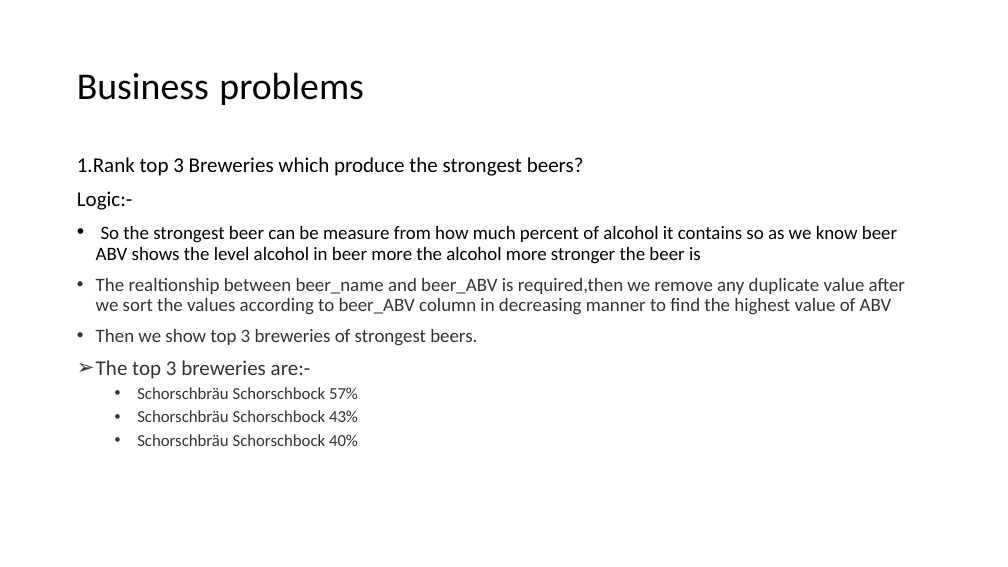
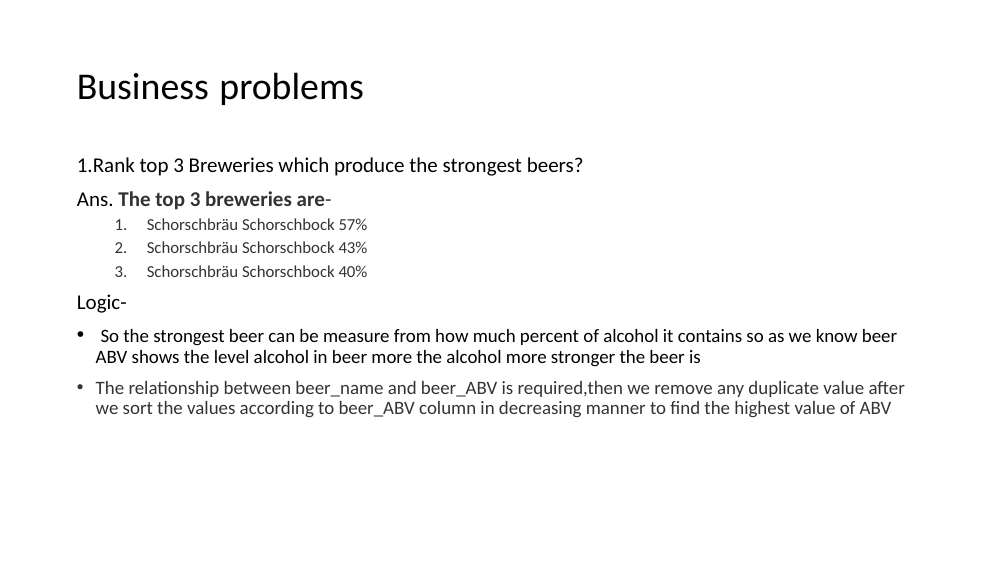
Before and after one commit to vaibhavt14/BeerReviewsAssessment, a slide deck: slide 4 of Summarization of beer reviews data analysis.pptx. Drawn at 1008x567 pixels with LibreOffice and Linux fonts; fonts in the diff are those of the drawing. Boxes give left, top, right and bottom in pixels: in the first picture for what was removed or moved away, otherwise in the second. Text is boxed around its words. In the diff, an @@ line names an element or a change of style, - is before the commit and + after.

Commit message:
Presentation of Beer review analysis

```diff
--- a/Summarization of beer reviews data analysis.pptx
+++ b/Summarization of beer reviews data analysis.pptx
@@ text at [77,191,332,210]: text changed; size 18 to 20 pt; bold on @@
-Logic:-
-• So the strongest beer can be measure from how much percent of alcohol it contains so as we know beer ABV shows the level alcohol in beer more the alcohol more stronger the beer is
-• The realtionship between beer_name and beer_ABV is required,then we remove any duplicate value after we sort the values according to beer_ABV column in decreasing manner to find the highest value of ABV
-• Then we show top 3 breweries of strongest beers.
-➢ The top 3 breweries are:-
+Ans. The top 3 breweries are-
@@ text at [147,218,368,277]: bullet • to 1. @@
@@ text at [77,294,905,418]: paragraphs added @@
+Logic-
+• So the strongest beer can be measure from how much percent of alcohol it contains so as we know beer ABV shows the level alcohol in beer more the alcohol more stronger the beer is
+• The relationship between beer_name and beer_ABV is required,then we remove any duplicate value after we sort the values according to beer_ABV column in decreasing manner to find the highest value of ABV
```
Also in this commit, not shown: 8 other slides changed, 1 slide added.
